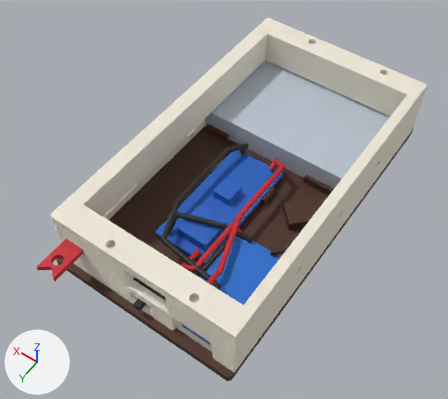
Renders of the glTF model kasa/render/vademecum/ic.glb from each side of a commit.
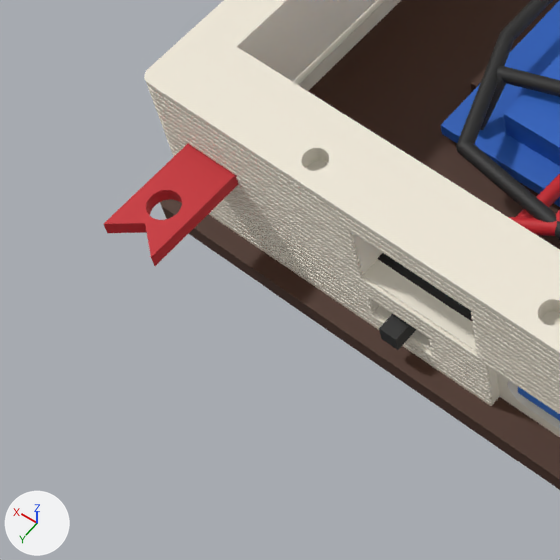
Each version is shown whole from a camera (50 mm lens) standing at (-0.0251, 0.1564, 0.1515) and looking at (0.0397, 0.0657, 0.0089), then close up on the part from 0% to 44% of the width and 47% to 97% of the height. The axes (+X, +Y, +Z) are drawn at lower left. The lights are the same throughout. The last two pictures show the newer version. Where no turn or scale is listed for an object, it has been applied to the vertices. Vertices at exactly the same position are counted once.

Objects in the first close-up: 'arka_kapak', 'ic_anahtar', 'ic_kablo_out_eksi_vin_eksi', 'ic_kablo_vout_p1_eksi', 'ic_yukseltici', 'kurdele', 'sayfa' and 3 more.
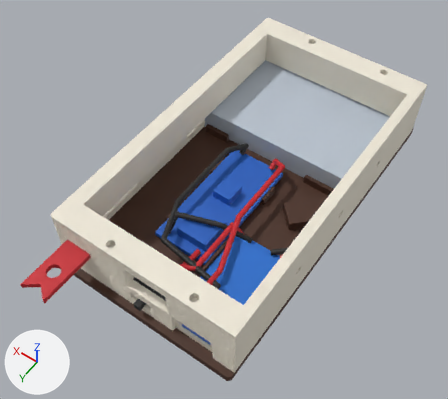
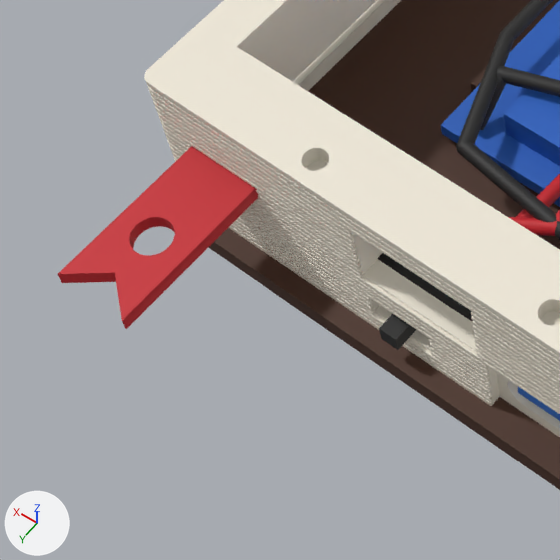
Pixel boxes [x1, y1, x2, y2] of what changed, in the close-ups (560 x 560 px):
'kurdele', reshaped, moved
    before: [103, 144, 238, 266]
    after: [58, 146, 258, 329]

Edits to the bpy script that builds the scene:
```text
Change me_kurdele:
    used by ob_kurdele; location = (0.06, 0.105, 0.014)
    remove me_kurdele.from_pydata(...)  # 306 vertices, 612 faces; spans x -0.005..0.005, y -0.0079..0.0106, z 0.0..0.0022
    add me_kurdele.from_pydata(...)  # 306 vertices, 612 faces; spans x -0.006..0.006, y -0.0079..0.0166, z 0.0..0.0022
    me_kurdele part 1: 306 of 306 vertices moved; they spanned x -0.005..0.005, y -0.0079..0.0106, z 0.0..0.0022 and now span x -0.006..0.006, y -0.0079..0.0166, z 0.0..0.0022; mean shift (0.0, 0.0029, 0.0)
Change ob_kurdele:
    ob_kurdele.location: (0.06, 0.105, 0.014) -> (0.0585, 0.105, 0.014)
```
